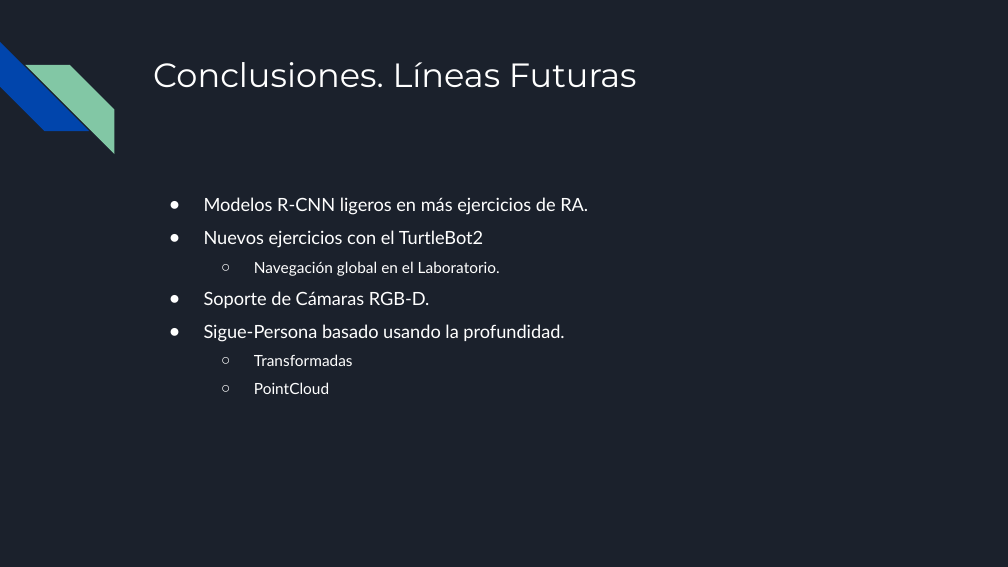
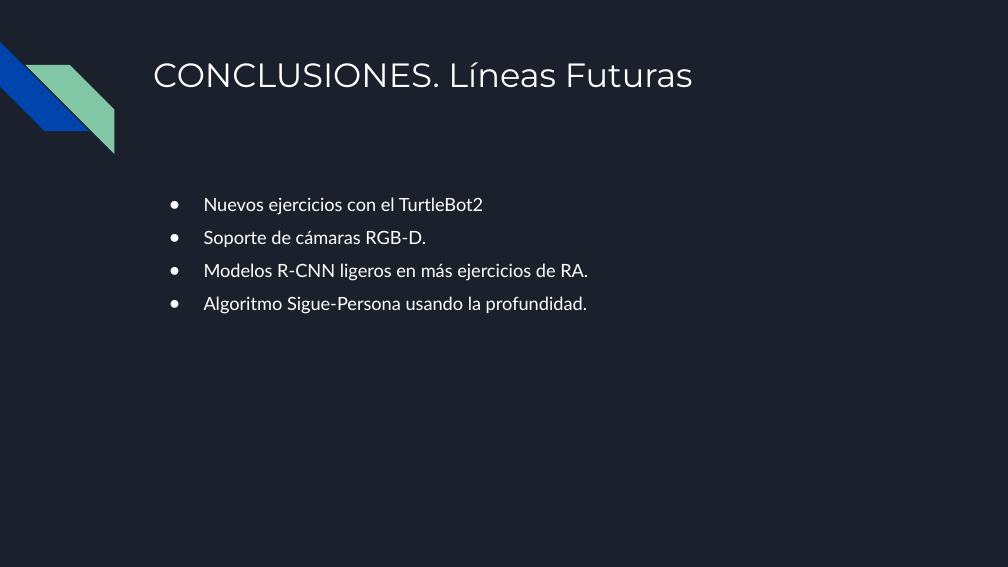
Before and after one commit to RoboticsLabURJC/2021-tfg-carlos-caminero, a slide deck: slide 21 of presentacion/presentacion.pptx (slide 20 before the commit). Drawn at 1008x567 pixels with LibreOffice and Linux fonts; fonts in the diff are those of the drawing. Boxes give left, top, right and bottom in pixels: in the first picture for what was removed or moved away, otherwise in the second. Text is boxed around its words. In the diff, an @@ line names an element or a change of style, - is before the commit and + after.

```diff
--- a/presentacion/presentacion.pptx
+++ b/presentacion/presentacion.pptx
@@ title at [153, 62, 693, 88]: text changed @@
-Conclusiones. Líneas Futuras
+CONCLUSIONES. Líneas Futuras
@@ text at [204, 197, 483, 247]: paragraphs added @@
+● Nuevos ejercicios con el TurtleBot2
+● Soporte de cámaras RGB-D.
@@ text at [204, 296, 587, 314]: text changed @@
-● Nuevos ejercicios con el TurtleBot2
-  ○ Navegación global en el Laboratorio.
-● Soporte de Cámaras RGB-D.
-● Sigue-Persona basado usando la profundidad.
-  ○ Transformadas
-  ○ PointCloud
+● Algoritmo Sigue-Persona usando la profundidad.
```
Also in this commit, not shown: 15 other slides changed, 1 slide added, 1 other file.
